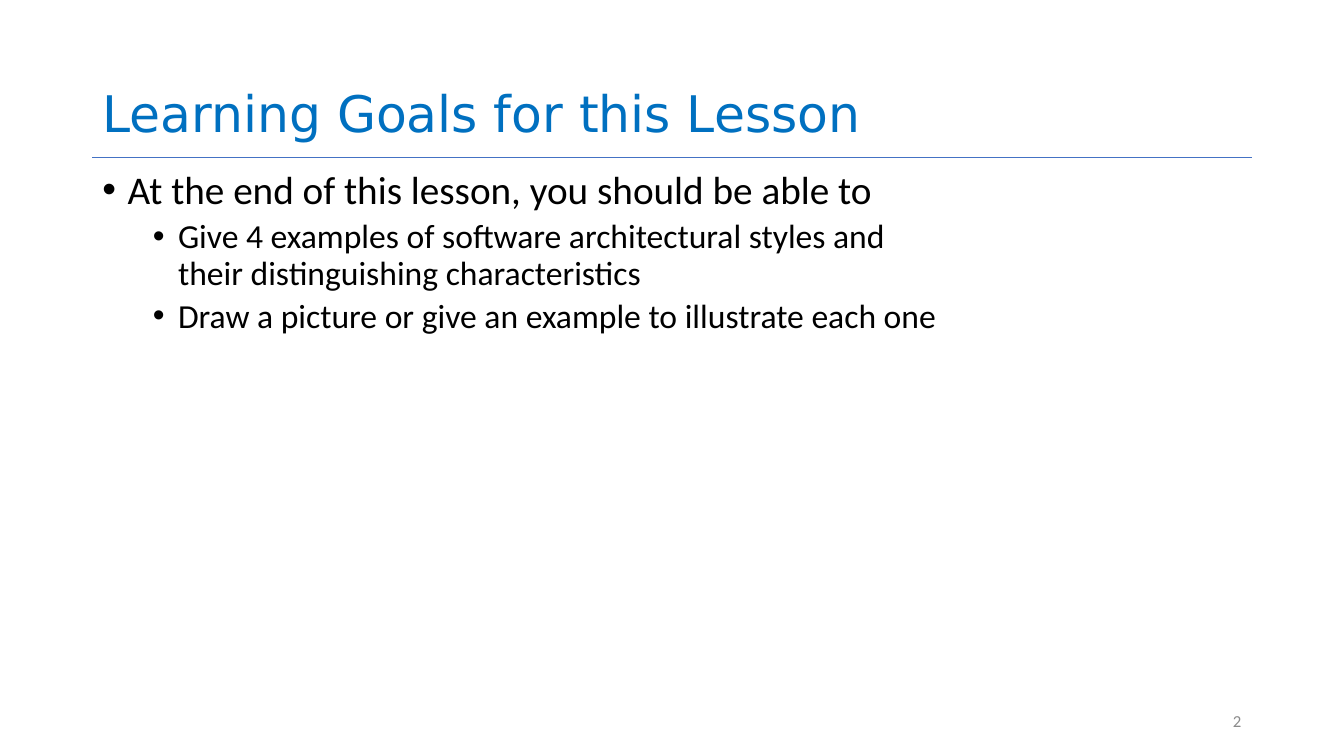
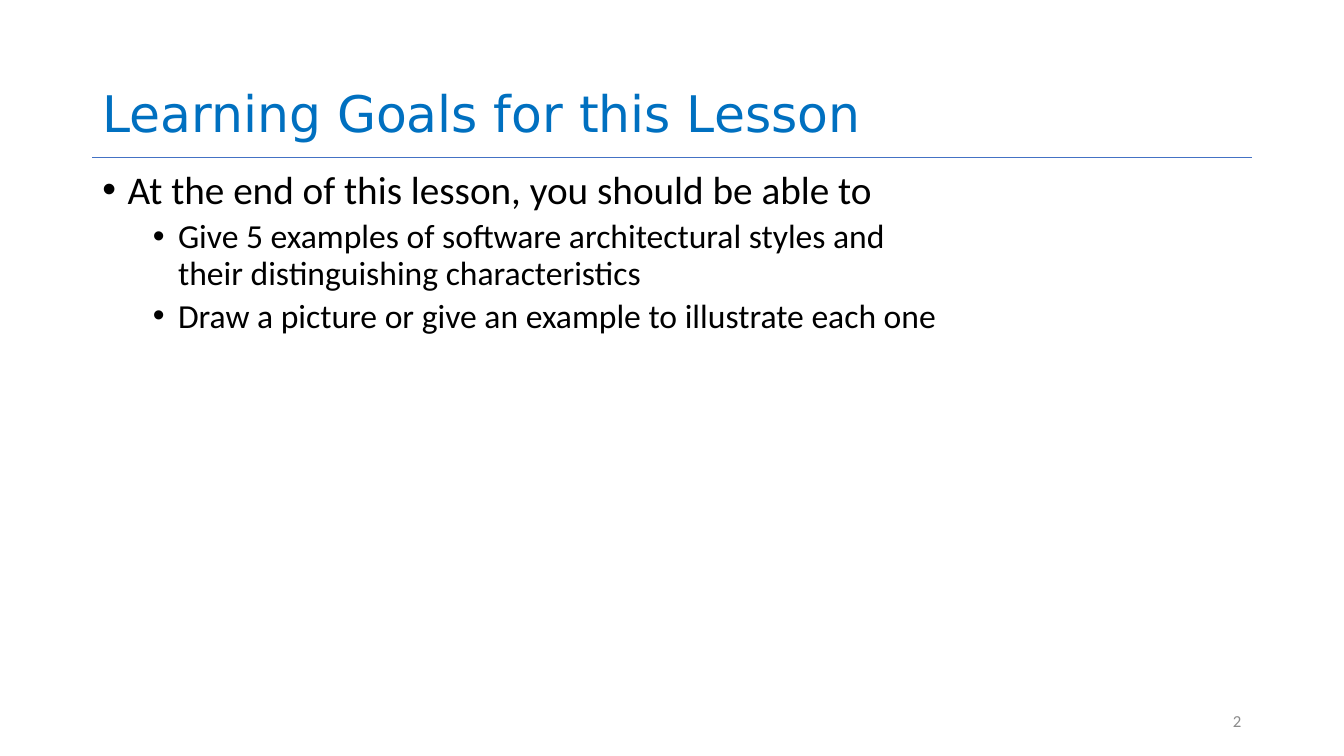
Before and after one commit to neu-se/CS4530-Spring-2022, a slide deck: slide 2 of Slides/Lesson 2.2 The Architectural Scale.pptx. Drawn at 1344x756 pixels with LibreOffice and Linux fonts; fonts in the diff are those of the drawing. Boxes give left, top, right and bottom in pixels: in the first picture for what was removed or moved away, otherwise in the second. Text is boxed around its words. In the diff, an @@ line names an element or a change of style, - is before the commit and + after.

```diff
--- a/Slides/Lesson 2.2 The Architectural Scale.pptx
+++ b/Slides/Lesson 2.2 The Architectural Scale.pptx
@@ text at bbox=[178, 224, 884, 291]: text changed @@
-  • Give 4 examples of software architectural styles and their distinguishing characteristics
+  • Give 5 examples of software architectural styles and their distinguishing characteristics
```
Also in this commit, not shown: 2 other slides changed, 1 slide added.
